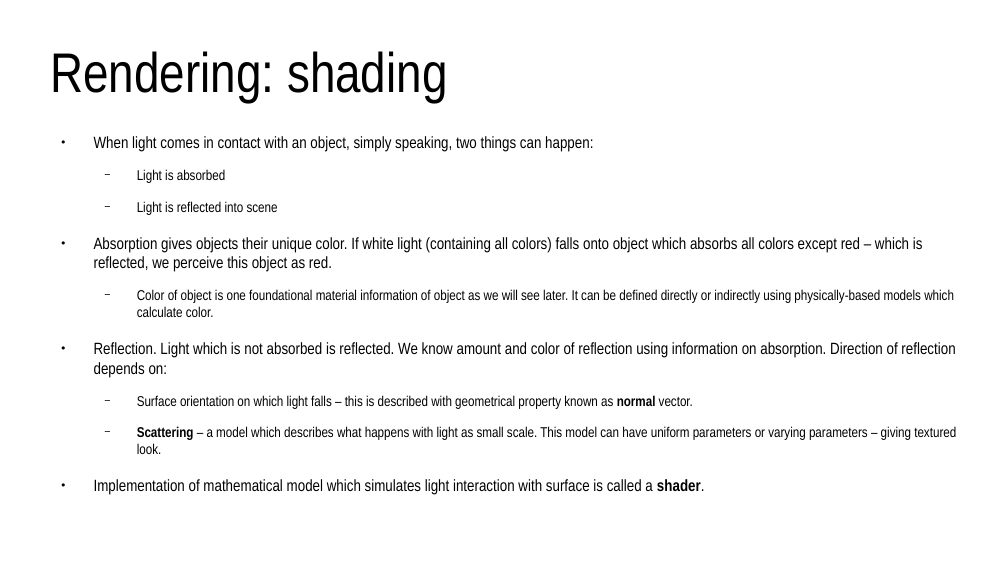
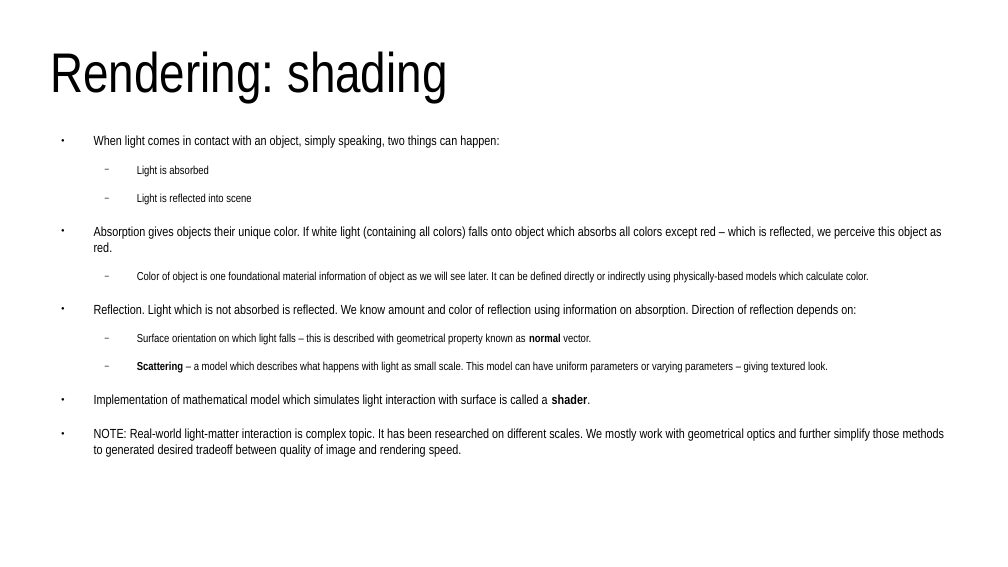
Before and after one commit to lorentzo/IntroductionToComputerGraphics, a slide deck: slide 35 of lectures/2_overview_computer_image_generation/computer_image_generation_overview.odp (slide 27 before the commit). Drawn at 1008x567 pixels with LibreOffice and Linux fonts; fonts in the diff are those of the drawing. Boxes give left, top, right and bottom in pixels: in the first picture for what was removed or moved away, otherwise in the second. Text is boxed around its words. In the diff, an @@ line names an element or a change of style, - is before the commit and + after.

Commit message:
transformations, intro, 3D scene, models, more on 3D scene

```diff
--- a/lectures/2_overview_computer_image_generation/computer_image_generation_overview.odp
+++ b/lectures/2_overview_computer_image_generation/computer_image_generation_overview.odp
@@ text at (94, 135, 941, 407): size 12.8 to 10.4 pt in "When light comes in contact with an ...", "Absorption gives objects their unique color. If ...", "Reflection. Light which is not absorbed is ...", "Implementation of mathematical model which simulates light ..."; size 11.2 to 9.1 pt in "Light is absorbed", "Light is reflected into scene", "Color of object is one foundational material ...", "Surface orientation on which light falls – ..." and 1 more places @@
@@ text at (94, 428, 945, 457): paragraph added @@
+● NOTE: Real-world light-matter interaction is complex topic. It has been researched on different scales. We mostly work with geometrical optics and further simplify those methods to generated desired tradeoff between quality of image and rendering speed.
```
Also in this commit, not shown: 15 other slides changed, 11 slides added, 10 other files.
